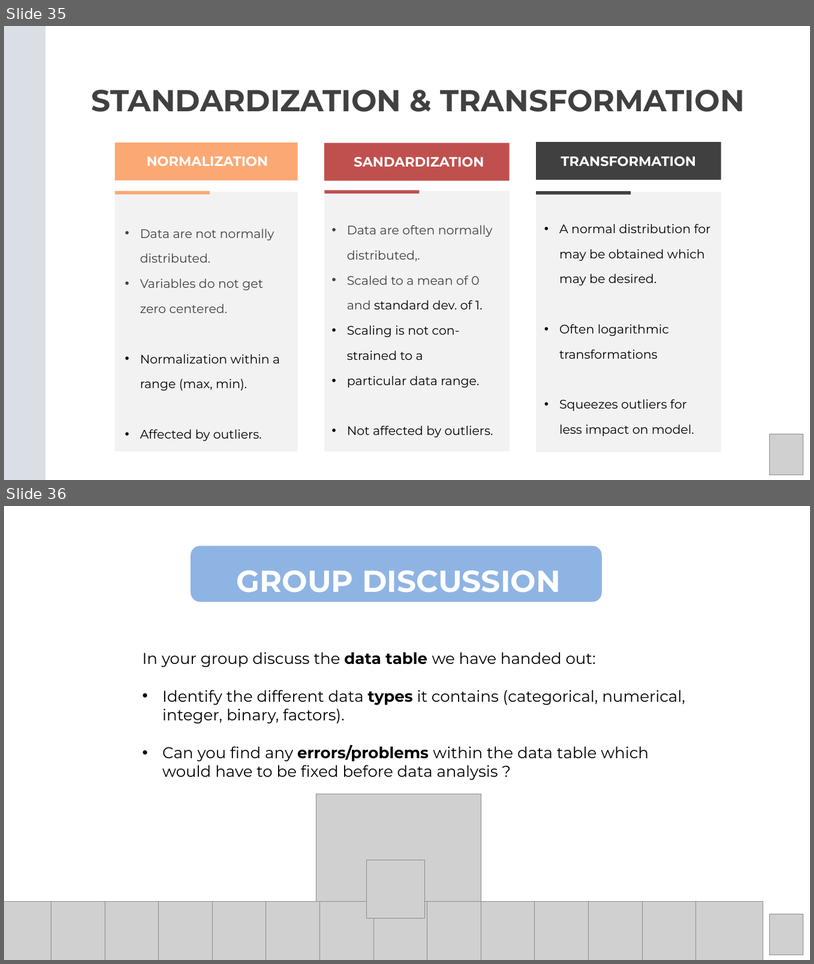
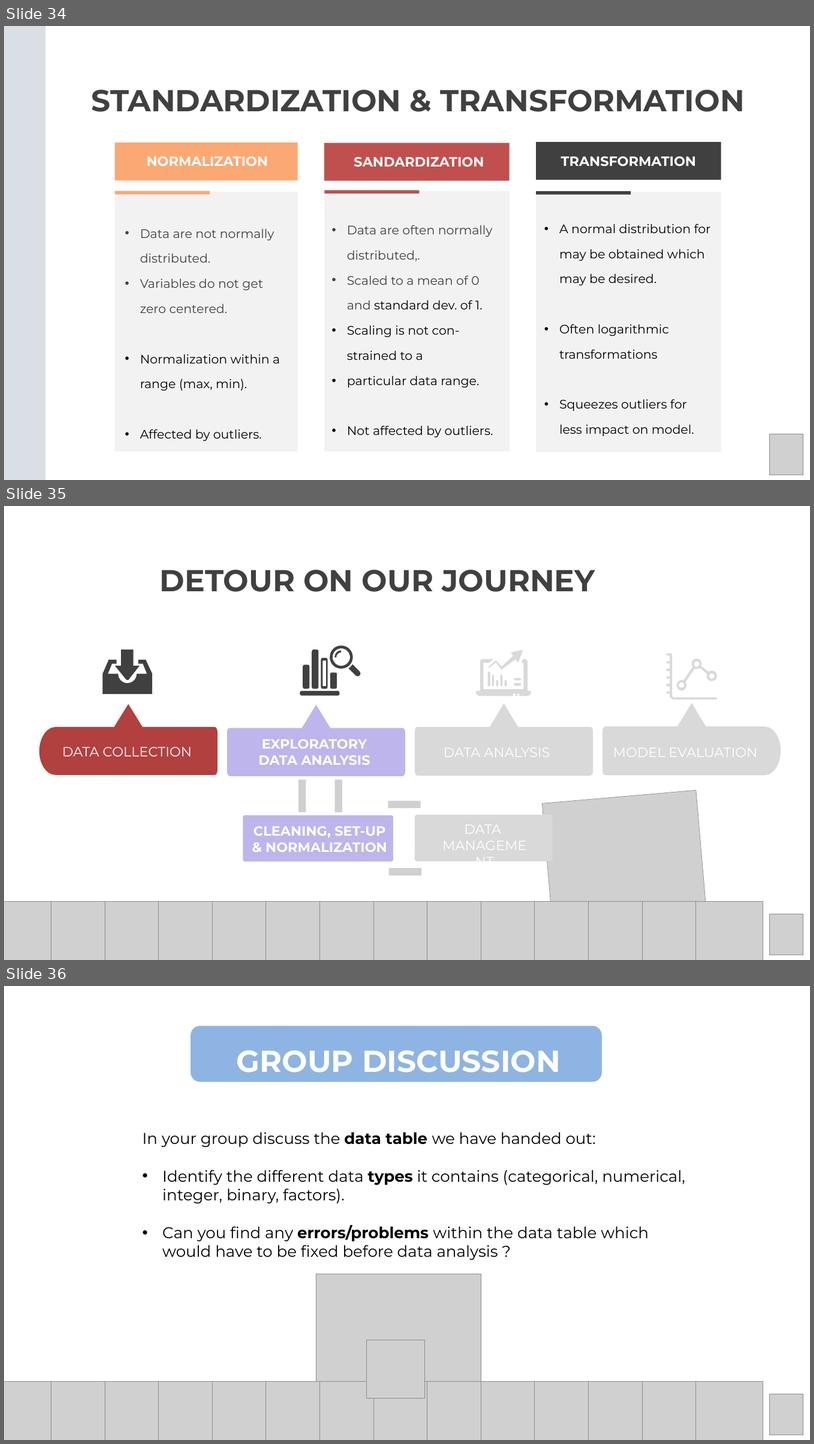
Before and after one commit to Center-for-Health-Data-Science/Foundations-of-Health-Data-Science, a slide deck: Slides/FHDS_Exploratory_Data_Analysis_Part2.pptx. Shown one above the other, each under a label of ours: slides 35 and 36 before the commit, slides 34, 35 and 36 after it. The pictures are 814x964 and 814x1444 pixels, drawn with LibreOffice and Linux fonts; fonts in the diff are those of the drawing; grey boxes stand for pictures. Boxes give left, top, right and bottom in pixels: in the first picture for what was removed or moved away, otherwise in the second. Text is boxed around its words. In the diff, an @@ line names an element or a change of style, - is before the commit and + after.

```diff
--- a/Slides/FHDS_Exploratory_Data_Analysis_Part2.pptx
+++ b/Slides/FHDS_Exploratory_Data_Analysis_Part2.pptx
@@ slide 35 added at box(4, 506, 810, 960), background #FFFFFF @@
@@ text added at box(160, 570, 595, 592), 54 pt, text #404040, bold @@
+DETOUR ON OUR JOURNEY
@@ freeform shape added at box(103, 649, 152, 694), fill #404040 @@
@@ freeform shape added at box(300, 649, 340, 696), fill #404040 @@
@@ freeform shape added at box(330, 646, 360, 676), fill #404040 @@
@@ freeform shape added at box(476, 650, 531, 696), fill #D9D9D9 @@
@@ freeform shape added at box(666, 653, 717, 699), fill #D9D9D9 @@
@@ freeform shape added at box(415, 703, 593, 776), fill #D9D9D9 @@
@@ freeform shape added at box(603, 703, 781, 775), fill #D9D9D9 @@
@@ freeform shape added at box(39, 704, 218, 775), fill #B1403F @@
@@ freeform shape added at box(227, 705, 405, 776), fill #BFB5ED @@
@@ text added at box(258, 739, 371, 765), 24 pt, text #FFFFFF, bold @@
+EXPLORATORY DATA ANALYSIS
@@ text added at box(62, 747, 192, 756), 24 pt, text #FFFFFF @@
+DATA COLLECTION
@@ text added at box(444, 742, 550, 760), 24 pt, text #FFFFFF @@
+DATA ANALYSIS
@@ text added at box(614, 742, 758, 760), 24 pt, text #FFFFFF @@
+MODEL EVALUATION
@@ picture added at box(299, 779, 306, 812) @@
@@ picture added at box(335, 779, 342, 812) @@
@@ picture added at box(542, 790, 710, 957) @@
@@ picture added at box(388, 801, 421, 808) @@
@@ rounded rectangle added at box(243, 815, 393, 861), fill #BFB5ED @@
@@ text added at box(254, 826, 387, 852), 24 pt, text #FFFFFF, bold @@
+CLEANING, SET-UP & NORMALIZATION
@@ rounded rectangle added at box(415, 814, 553, 861), fill #D9D9D9 @@
@@ text added at box(464, 819, 501, 837), 24 pt, text #FFFFFF @@
+DATA
+MANAGEMENT
@@ picture added at box(389, 868, 422, 875) @@
@@ group added at box(4, 901, 764, 960): 14 pictures @@
@@ picture added at box(770, 913, 804, 954) @@
@@ what was slide 35 is now slide 34 @@
```
Also in this commit, not shown: 1 slide removed, 1 other file.
